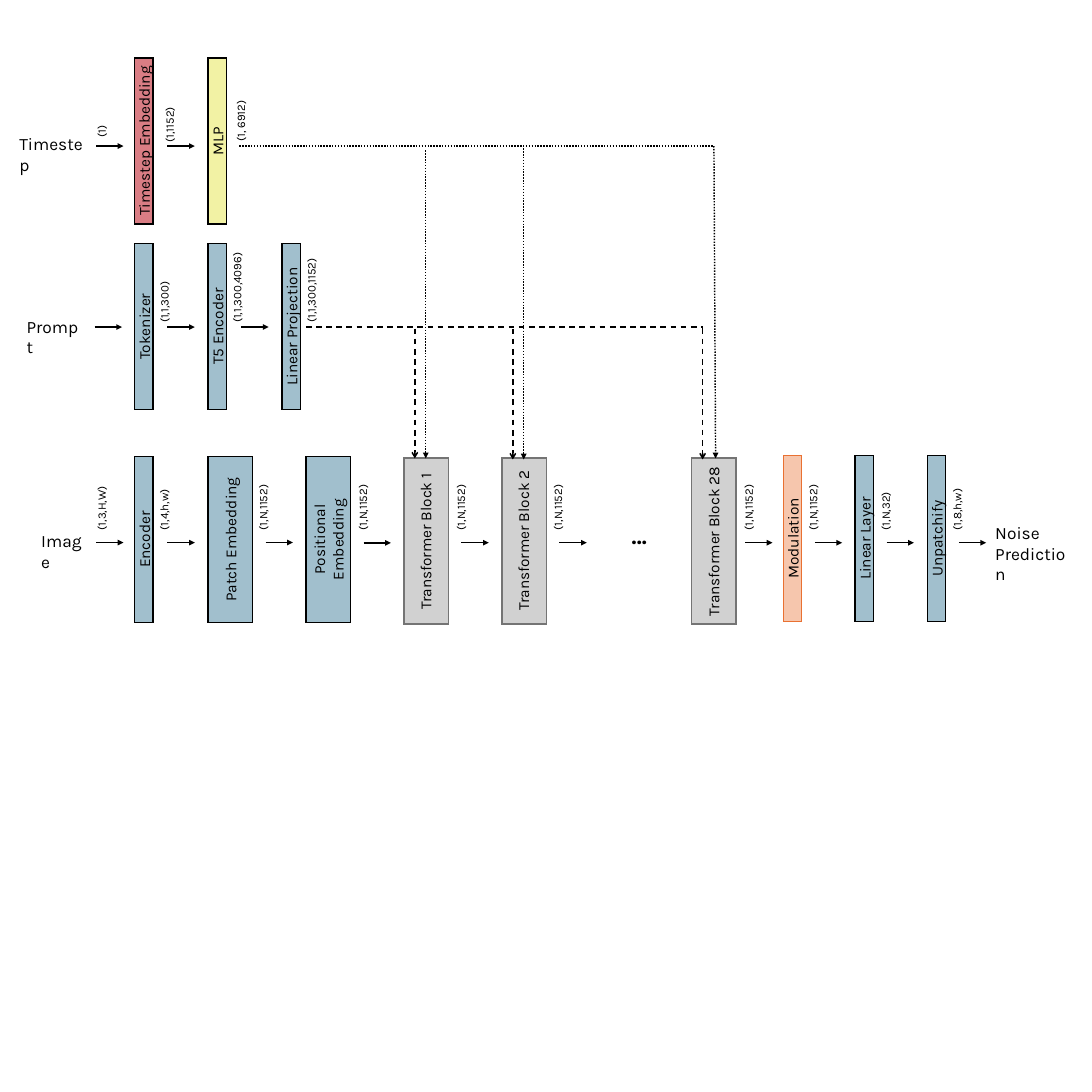
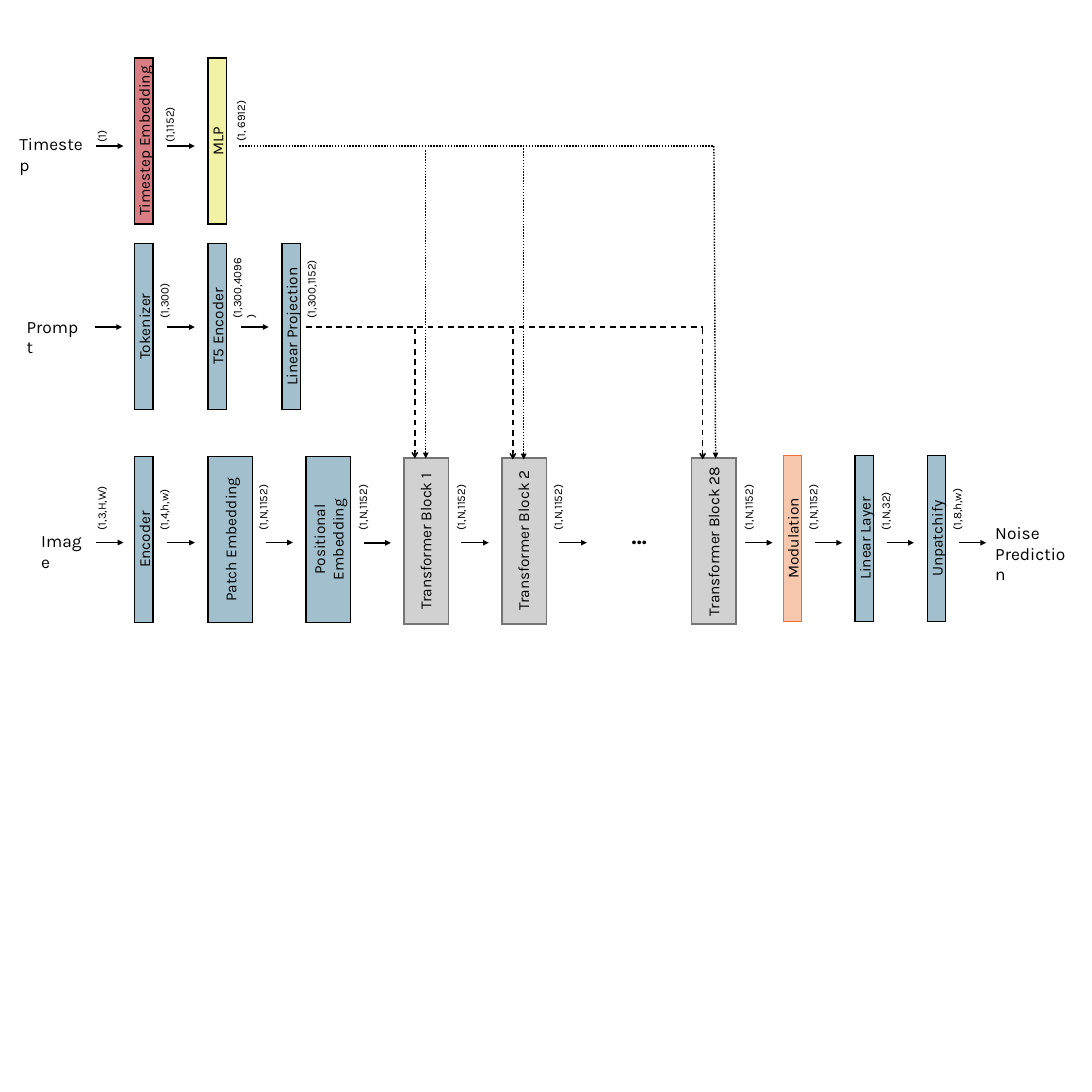
Before and after one commit to SebastianHeid/MasterArbeit, a slide deck: slide 4 of Abbildungen/Pixart.pptx. Drawn at 1092x1092 pixels with LibreOffice and Linux fonts; fonts in the diff are those of the drawing. Boxes give left, top, right and bottom in pixels: in the first picture for what was removed or moved away, otherwise in the second. Text is boxed around its words. In the diff, an @@ line names an element or a change of style, - is before the commit and + after.

```diff
--- a/Abbildungen/Pixart.pptx
+++ b/Abbildungen/Pixart.pptx
@@ text "(1)": place and size @@
-text "(1)" at [94,127,109,136]
+text "(1)" at [94,131,109,141]
@@ text at [229,265,244,316]: text changed @@
-(1,1,300,4096)
+(1,300,4096)
@@ text at [304,265,319,317]: text changed @@
-(1,1,300,1152)
+(1,300,1152)
@@ text at [157,286,172,317]: text changed @@
-(1,1,300)
+(1,300)
```
Also in this commit, not shown: 40 other files.
